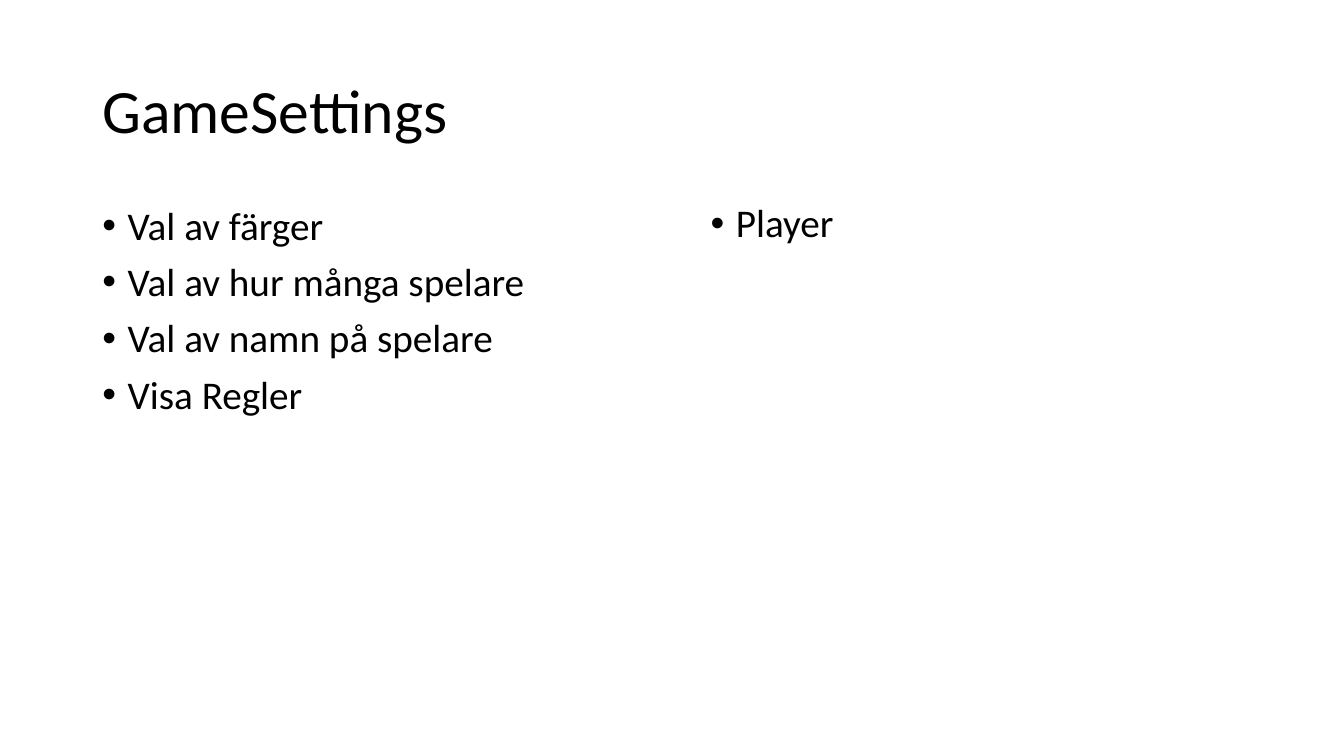
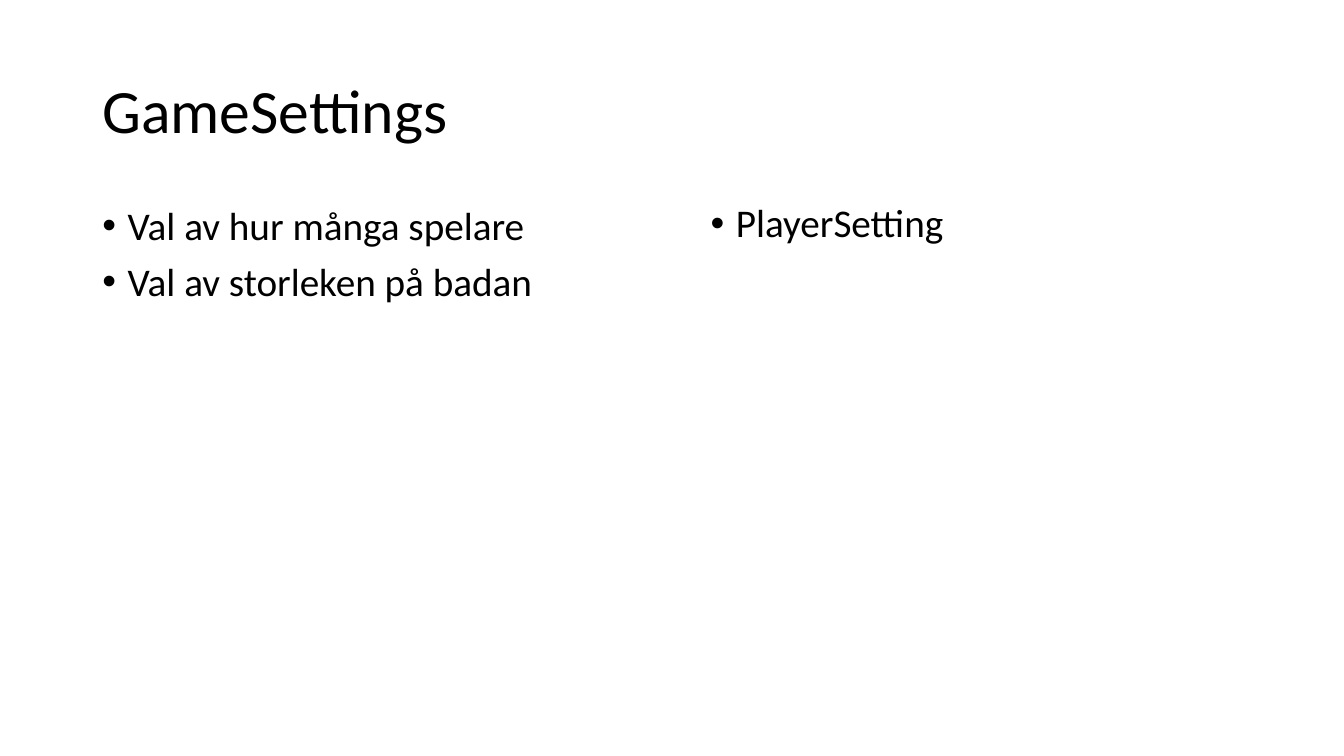
Before and after one commit to PGVSNH20/ludo-game-ludo5, a slide deck: slide 3 of Documentation/crc Ludo5.pptx (slide 2 before the commit). Drawn at 1344x756 pixels with LibreOffice and Linux fonts; fonts in the diff are those of the drawing. Boxes give left, top, right and bottom in pixels: in the first picture for what was removed or moved away, otherwise in the second. Text is boxed around its words. In the diff, an @@ line names an element or a change of style, - is before the commit and + after.

```diff
--- a/Documentation/crc Ludo5.pptx
+++ b/Documentation/crc Ludo5.pptx
@@ text at (x1=736, y1=209, x2=943, y2=244): text changed @@
-• Player
+• PlayerSetting
@@ text at (x1=128, y1=212, x2=323, y2=247): paragraph removed @@
-• Val av färger
@@ text at (x1=128, y1=268, x2=532, y2=303): text changed @@
-• Val av namn på spelare
-• Visa Regler
+• Val av storleken på badan
```
Also in this commit, not shown: 5 other slides changed, 2 slides added, 1 slide removed, 2 other files.
